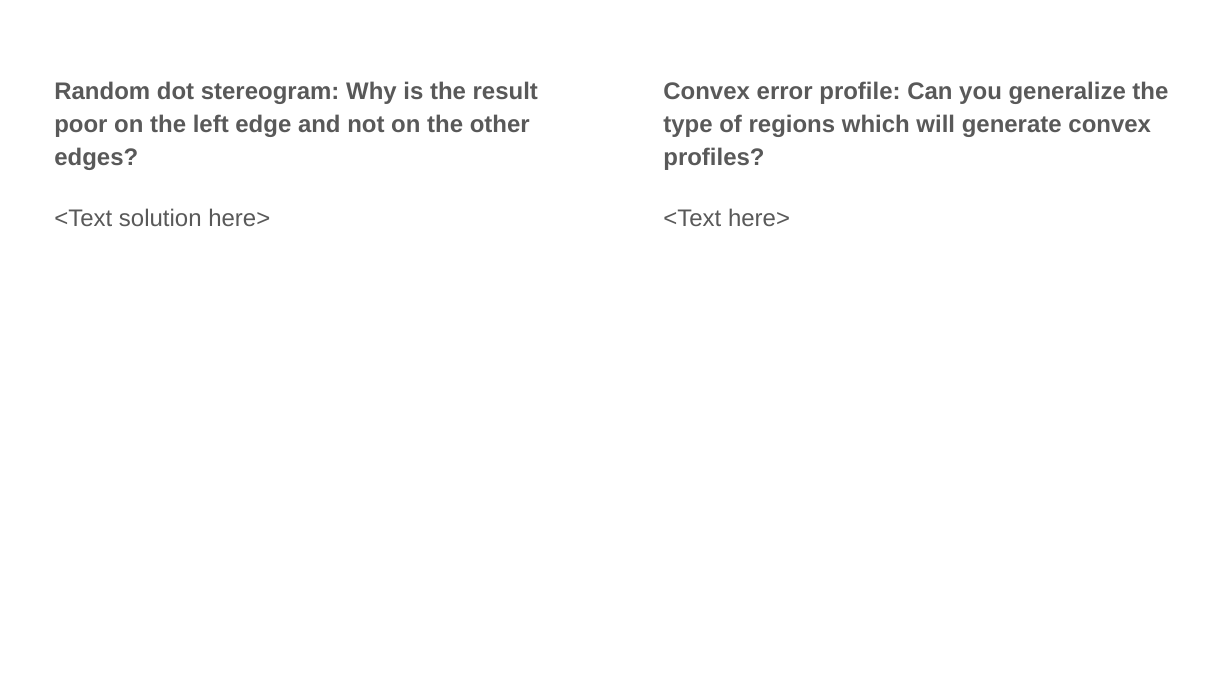
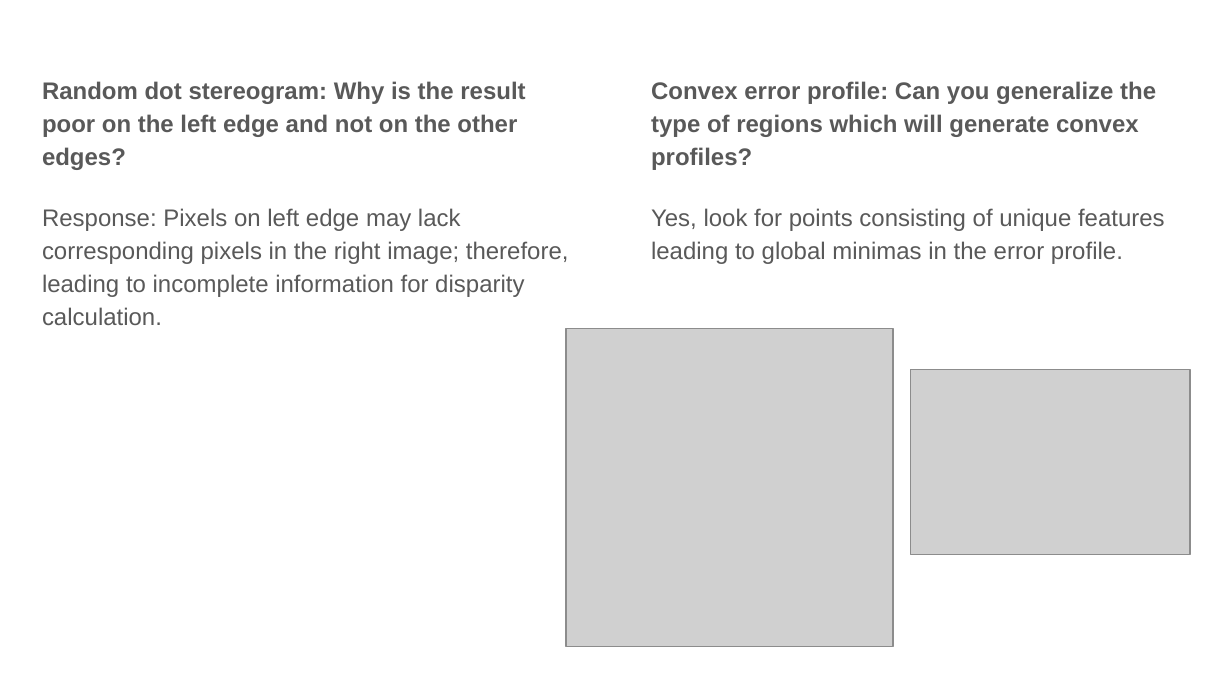
Before and after one commit to CasuallyAlive/Computer_Vision_Projects, a slide deck: slide 4 of src/proj5_6320/proj5_template.pptx. Drawn at 1232x693 pixels with LibreOffice and Linux fonts; fonts in the diff are those of the drawing; grey boxes stand for pictures. Boxes give left, top, right and bottom in pixels: in the first picture for what was removed or moved away, otherwise in the second. Text is boxed around its words. In the diff, an @@ line names an element or a change of style, - is before the commit and + after.

```diff
--- a/src/proj5_6320/proj5_template.pptx
+++ b/src/proj5_6320/proj5_template.pptx
@@ text at (42, 208, 569, 325): text changed @@
-<Text solution here>
+Response: Pixels on left edge may lack corresponding pixels in the right image; therefore, leading to incomplete information for disparity calculation.
@@ text at (651, 208, 1165, 264): text changed @@
-<Text here>
+Yes, look for points consisting of unique features leading to global minimas in the error profile.
@@ picture added at (565, 329, 893, 647) @@
@@ picture added at (910, 370, 1190, 554) @@
```
Also in this commit, not shown: 9 other slides changed, 1 slide added, 1 slide removed, 9 other files.
